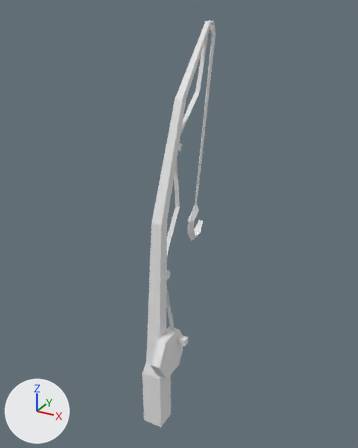
Two versions of the FBX model tools/fishing_rod/fishing_rod_lowpoly.fbx, one commit apart.
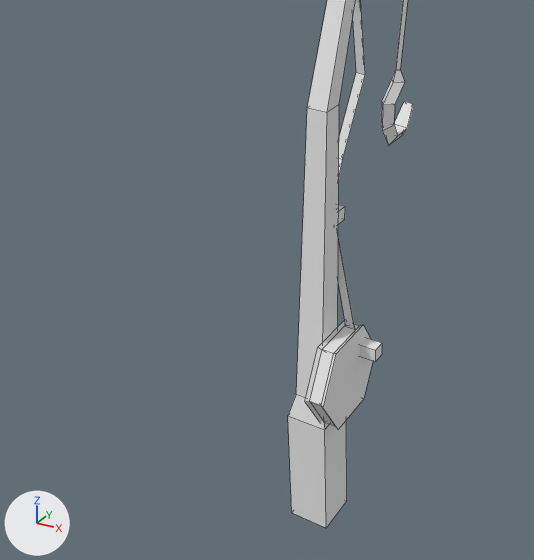
Each version appears first whole from a 50 mm lens placed at (0.603, -0.963, 1.134), pointed at (0.005, 0.124, 0.591), and next in a close-up on the part from 1% to 73% of the width and 38% to 99% of the height. The lights are fixed; the arrows at lower left show +X, +Y and +Z. The close-ups show mesh edges as thin lines.
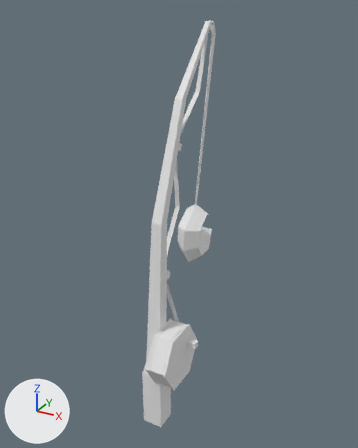
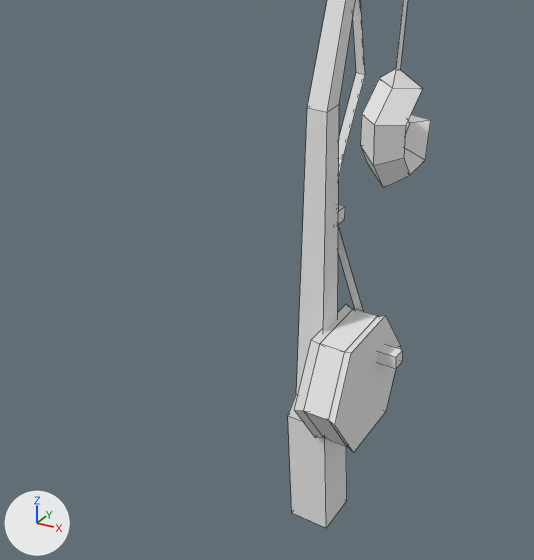
Where the change shows, as pixel boxes [x1, y1, x2, y2] in the close-ups (534 x 560 px; the box of a moved part takes in the faces that stretch with it):
'Cube.001', reshaped: before [288, 0, 413, 528]; after [288, 0, 431, 528]
part 1 of me_cube_022, moved or reshaped: before [305, 237, 382, 429]; after [295, 226, 403, 452]
part 2 of me_cube_022, built on: before [381, 70, 413, 146]; after [360, 69, 431, 188]

The change in detail:
me_cube_022 is used by ob_cube_001; location (0.009, 0.125, 0.596).
me_cube_022 had 164 vertices, 113 faces and spanned x -0.038..0.062, y -0.186..0.194, z -0.592..0.503.
me_cube_022 now has 170 vertices, 118 faces and spans x -0.048..0.094, y -0.207..0.194, z -0.592..0.503.
Part 1, on me_cube_022:
4 vertices in x 0.031, y -0.087..-0.068, z -0.332..-0.313 move by (0.01, 0.0, 0.0).
4 vertices in x 0.062, y -0.087..-0.068, z -0.332..-0.313 move by (0.032, 0.0, 0.0).
3 vertices in x 0.016..0.03, y -0.087..-0.078, z -0.289 move by (0.008, 0.023, -0.007).
30 vertices move from x 0.009..0.039, y -0.186..-0.042, z -0.411..-0.286 to x 0.006..0.069, y -0.207..-0.021, z -0.429..-0.268.
Part 2, on me_cube_022:
7 faces are deleted.
18 vertices move from x -0.022..0.001, y 0.064..0.152, z -0.098..-0.002 to x -0.048..0.027, y 0.036..0.187, z -0.16..-0.006.
6 vertices are added at (-0.011, 0.153, -0.088), (-0.013, 0.085, -0.063), (-0.011, 0.083, -0.092), (-0.01, 0.096, -0.114), (-0.012, 0.127, -0.114), (-0.01, 0.114, -0.041).
12 new faces join them.
